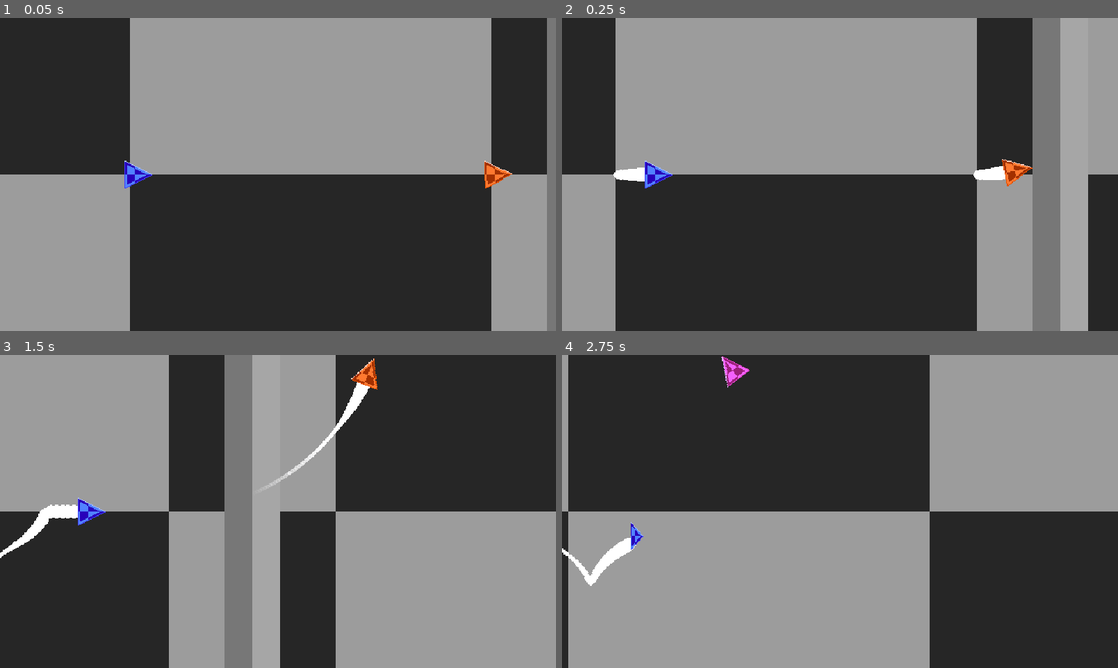
Above: before the commit, frames 1-4 (two rows, left to right).
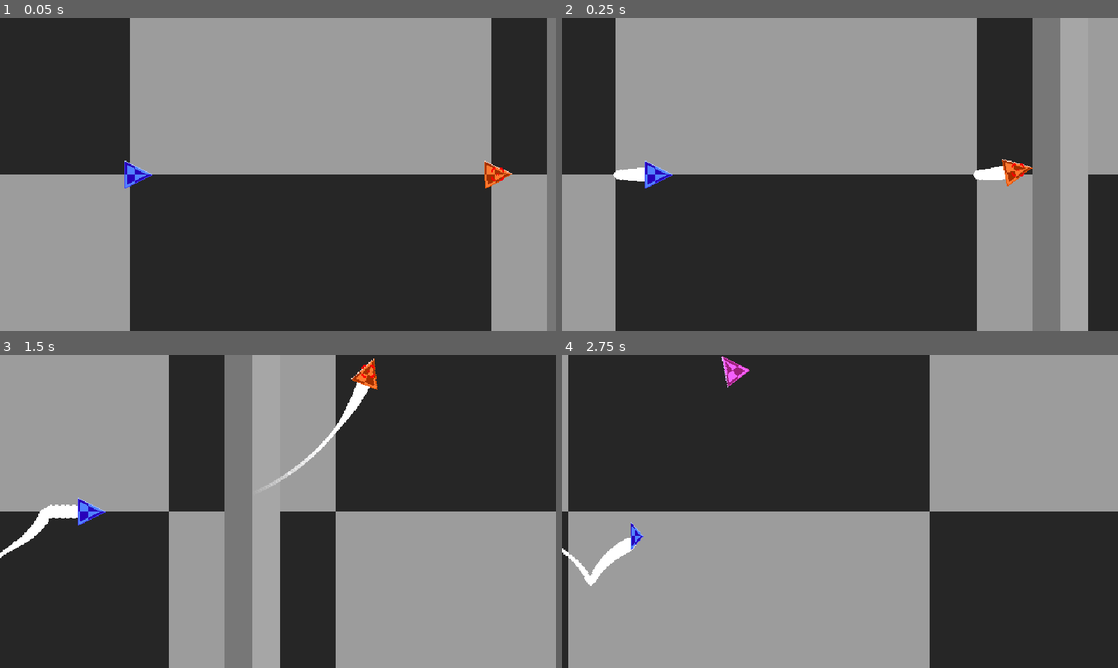
Above: after the commit, the same moments.

Repository: woliveira82/redot-aircraft-prototype
Game: Godot game, scene res://main.tscn
The game is run twice, just before and just after one commit, with the same random seed, the same clock (stepped at 60 frames per second) and the same inputs.
Inputs:
- Up to frame 1 (0.05 s): no input
- Up to frame 2 (0.25 s): no input
- Up to frame 3 (1.5 s): hold E (high_g_barrel_right) 0.53-1.28 s; tap Ctrl (g_turn) at 0.6 s; hold Down (move_down) from 1.28 s (still down); tap Space (shoot_cannon) at 1.35 s
- Up to frame 4 (2.75 s): release Down (move_down) at 2.03 s; hold E (high_g_barrel_right) from 2.03 s (still down); tap Ctrl (g_turn) at 2.1 s

The runs differ from the first frame. In frame 1, less than 0.1% of the frame differs, in the area x 88-91%, y 47-52%; in frame 2, less than 0.1%; in frame 3, less than 0.1%, in the area x 65-68%, y 3-8%; in frame 4, nothing differs.

Commit message:
feat: tracker symbol on screen

Diff:
--- a/hud/enemy_tracker.gd
+++ b/hud/enemy_tracker.gd
@@ -14,9 +14,11 @@
 		return
 
 	var camera = get_viewport().get_camera_2d()
-	target_position = _enemy_tracked.position - camera.get_screen_center_position()
+	var relative_position: Vector2 = _enemy_tracked.position - camera.get_screen_center_position()
+	target_position = relative_position
 
 	if is_colliding():
+		on_screen_sprite.hide()
 		out_of_range_sprite.show()
 		var collision_point := get_collision_point() - position
 		out_of_range_sprite.position = collision_point
@@ -24,6 +26,8 @@
 
 	else:
 		out_of_range_sprite.hide()
+		on_screen_sprite.show()
+		on_screen_sprite.position = relative_position
 
 
 func set_enemy(enemy: Node2D):
--- a/hud/enemy_tracker.tscn
+++ b/hud/enemy_tracker.tscn
@@ -2,7 +2,7 @@
 
 [ext_resource type="Script" path="res://hud/enemy_tracker.gd" id="1_ancv6"]
 [ext_resource type="Texture2D" uid="uid://bhccphfnvouvr" path="res://assets/Placeholders-32x32-18.png" id="1_d11tg"]
-[ext_resource type="Texture2D" uid="uid://d2yc242y2grct" path="res://assets/Placeholders-32x32-20.png" id="2_sjmlo"]
+[ext_resource type="Texture2D" uid="uid://beepcyanh00ta" path="res://assets/mouse-cursor-square-16.png" id="3_n1pp7"]
 
 [node name="EnemyTracker" type="RayCast2D"]
 collision_mask = 128
@@ -17,5 +17,5 @@
 
 [node name="OnScreenSprite" type="Sprite2D" parent="."]
 visible = false
-self_modulate = Color(1, 1, 1, 0.25098)
-texture = ExtResource("2_sjmlo")
+self_modulate = Color(1, 0, 0, 1)
+texture = ExtResource("3_n1pp7")
Binary file added: assets/mouse-cursor-square-16.png
